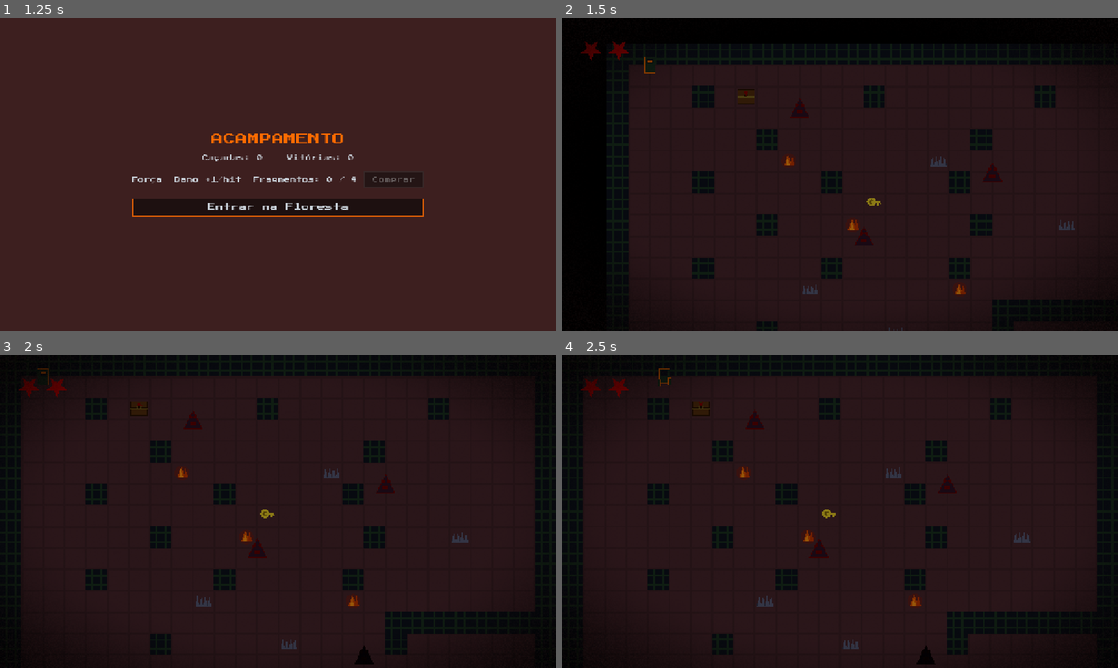
Above: before the commit, frames 1-4 (two rows, left to right).
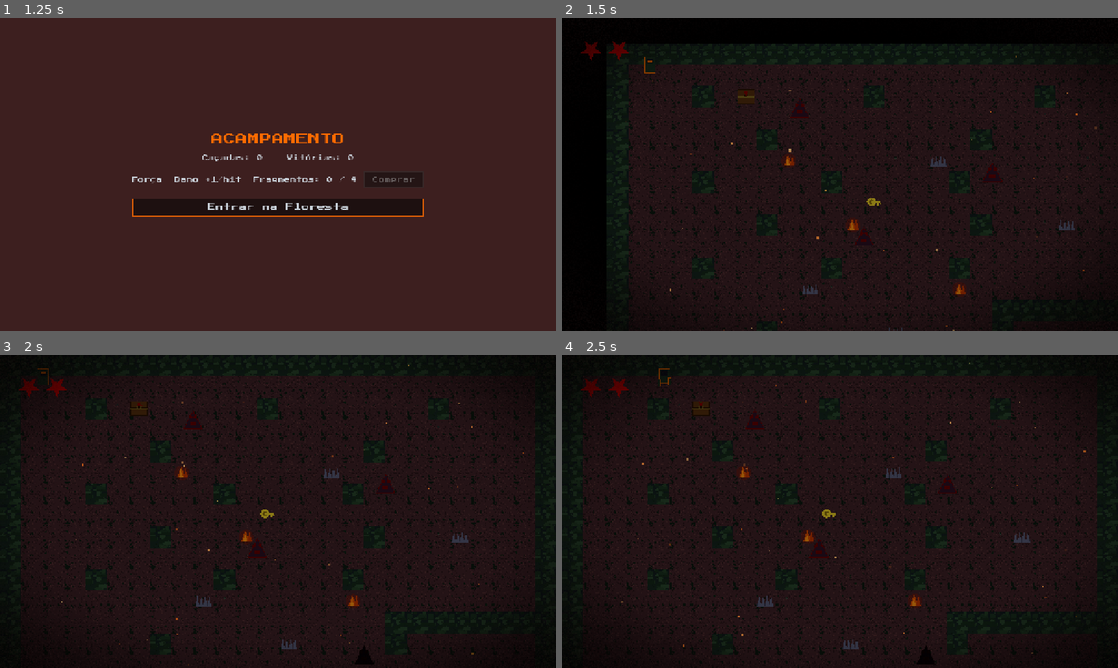
Above: after the commit, the same moments.

Repository: baltazarparra/darkgrid
Game: Godot game, scene res://scenes/ui/main_menu.tscn
Two runs of this game, one before a commit and one after it. Both use one fixed random seed, a clock stepped at 60 frames per second and the inputs below.
Inputs (mouse positions are in pixels of both pictures, inside the frame that each line leads up to):
- Up to frame 1 (1.25 s): click "Iniciar" at 0.5 s
- Up to frame 2 (1.5 s): click "Entrar na Floresta" at 1.25 s
- Up to frame 3 (2 s): no input
- Up to frame 4 (2.5 s): tap Enter (ui_accept) at 2, 2.27 s; move the mouse to (962, 495) at 2.02 s; hold Right (ui_right) from 2.03 s (still down); hold Shift from 2.03 s (still down); click (962, 495) at 2.17 s

Frame 1 is identical in both runs. In frame 2, 5.4% of the frame differs, in the area x 8-100%, y 8-100%; in frame 3, 5.7%, in the area x 0-100%, y 1-99%; in frame 4, 5.7%.

Commit message:
feat(visual): floresta amazônica viva — tiles, vaga-lumes, insetos e flora
Parte D. Transforma o mapa na floresta amazônica e adiciona vida ambiente
puramente decorativa (sem interação com o jogador).

- gen_tiles.py: tiles 32x32 procedurais na paleta (chão de terra úmida +
  parede de mata densa) substituindo os placeholders chapados
- ambient_life.gd: vaga-lumes (CPUParticles2D âmbar com blend aditivo que
  fura o CanvasModulate da noite) + insetos rastejando pelo chão (_draw)
- map_object.gd: flora amazônica (samambaia/FERN, cipó/VINE)
- exploration_manager: instancia AmbientLife e posiciona a flora

Validado por screenshots (zoom confirma vaga-lumes brilhando). Gate: 37/37.

Co-Authored-By: Claude Opus 4.8 <noreply@anthropic.com>

Diff:
--- /dev/null
+++ b/scripts/exploration/ambient_life.gd
@@ -0,0 +1,111 @@
+class_name AmbientLife
+extends Node2D
+
+## Vida ambiente da floresta amazônica: vaga-lumes flutuando (âmbar, pulsando) e
+## insetos rastejando pelo chão. PURAMENTE DECORATIVO — não bloqueia nem interage
+## com o jogador. Segue o padrão procedural de map_object.gd (zero assets).
+##
+## Vaga-lumes usam CPUParticles2D (NUNCA GPUParticles2D: export web é gl_compatibility
+## com thread_support=false). Insetos são desenhados via _draw + _process.
+
+# ─── Constants ─────────────────────────────────────
+const FIREFLY_COUNT: int = 44
+const INSECT_COUNT: int = 16
+const INSECT_SPEED: float = 7.0
+const INSECT_REPATH_MIN: float = 0.7
+const INSECT_REPATH_MAX: float = 2.2
+const INSECT_BODY := Color(0.14, 0.11, 0.08, 0.95)
+const INSECT_LEG := Color(0.20, 0.15, 0.11, 0.8)
+
+# ─── State ─────────────────────────────────────────
+var _bounds: Rect2 = Rect2(0, 0, 0, 0)
+var _insects: Array[Dictionary] = []
+
+# ─── Public API ────────────────────────────────────
+## `bounds` é a área (em pixels) onde a vida ambiente pode aparecer.
+func setup(bounds: Rect2) -> void:
+	_bounds = bounds
+	z_index = -1  # insetos no chão, atrás de jogador/inimigos
+	_spawn_fireflies()
+	_spawn_insects()
+	set_process(true)
+
+# ─── Lifecycle ─────────────────────────────────────
+func _process(delta: float) -> void:
+	for ins in _insects:
+		ins.timer -= delta
+		if ins.timer <= 0.0:
+			var ang: float = randf() * TAU
+			ins.vel = Vector2(cos(ang), sin(ang)) * INSECT_SPEED
+			ins.timer = randf_range(INSECT_REPATH_MIN, INSECT_REPATH_MAX)
+		ins.pos += ins.vel * delta
+		# rebatе nas bordas (mantém dentro da área)
+		if ins.pos.x < _bounds.position.x or ins.pos.x > _bounds.end.x:
+			ins.vel.x = -ins.vel.x
+		if ins.pos.y < _bounds.position.y or ins.pos.y > _bounds.end.y:
+			ins.vel.y = -ins.vel.y
+		ins.pos.x = clampf(ins.pos.x, _bounds.position.x, _bounds.end.x)
+		ins.pos.y = clampf(ins.pos.y, _bounds.position.y, _bounds.end.y)
+	queue_redraw()
+
+# ─── Drawing (insetos) ─────────────────────────────
+func _draw() -> void:
+	for ins in _insects:
+		var p: Vector2 = ins.pos
+		var heading: Vector2 = ins.vel.normalized() if ins.vel.length() > 0.01 else Vector2.RIGHT
+		var perp := Vector2(-heading.y, heading.x)
+		# 3 pares de perninhas
+		for k in range(-1, 2):
+			var seg: Vector2 = p + heading * (k * 1.6)
+			draw_line(seg, seg + perp * 2.2, INSECT_LEG, 1.0)
+			draw_line(seg, seg - perp * 2.2, INSECT_LEG, 1.0)
+		# corpo (duas elipses pequenas)
+		draw_circle(p + heading * 1.4, 1.3, INSECT_BODY)
+		draw_circle(p - heading * 1.0, 1.7, INSECT_BODY)
+
+# ─── Private helpers ───────────────────────────────
+func _spawn_fireflies() -> void:
+	var fireflies := CPUParticles2D.new()
+	fireflies.z_index = 1  # flutuam acima do chão
+	fireflies.position = _bounds.position + _bounds.size * 0.5
+	fireflies.amount = FIREFLY_COUNT
+	fireflies.lifetime = 4.5
+	fireflies.preprocess = 4.5  # já espalhados ao iniciar
+	fireflies.emission_shape = CPUParticles2D.EMISSION_SHAPE_RECTANGLE
+	fireflies.emission_rect_extents = Vector2(_bounds.size.x * 0.5, _bounds.size.y * 0.5)
+	fireflies.direction = Vector2(0, -1)
+	fireflies.spread = 180.0
+	fireflies.gravity = Vector2.ZERO
+	fireflies.initial_velocity_min = 3.0
+	fireflies.initial_velocity_max = 9.0
+	fireflies.scale_amount_min = 1.5
+	fireflies.scale_amount_max = 3.2
+	fireflies.color_ramp = _firefly_glow_ramp()
+	# Blend aditivo: o brilho fura o CanvasModulate da noite (vaga-lume realmente acende).
+	var glow := CanvasItemMaterial.new()
+	glow.blend_mode = CanvasItemMaterial.BLEND_MODE_ADD
+	fireflies.material = glow
+	add_child(fireflies)
+
+## Gradiente de alpha ao longo da vida: acende e apaga (pulso de vaga-lume).
+func _firefly_glow_ramp() -> Gradient:
+	var amber := Constants.COLOR_AMBER
+	var grad := Gradient.new()
+	grad.set_offset(0, 0.0)
+	grad.set_color(0, Color(amber.r, amber.g, amber.b, 0.0))
+	grad.set_offset(1, 1.0)
+	grad.set_color(1, Color(amber.r, amber.g, amber.b, 0.0))
+	grad.add_point(0.3, Color(amber.r, amber.g, amber.b, 1.0))
+	grad.add_point(0.65, Color(1.0, 0.85, 0.4, 0.9))
+	return grad
+
+func _spawn_insects() -> void:
+	for i in INSECT_COUNT:
+		_insects.append({
+			"pos": Vector2(
+				randf_range(_bounds.position.x, _bounds.end.x),
+				randf_range(_bounds.position.y, _bounds.end.y)
+			),
+			"vel": Vector2.ZERO,
+			"timer": randf_range(0.0, INSECT_REPATH_MAX),
+		})
--- a/scripts/exploration/exploration_manager.gd
+++ b/scripts/exploration/exploration_manager.gd
@@ -81,6 +81,15 @@
 	{"type": MapObject.Type.BLOOD_POOL, "x": 19, "y": 15},
 	{"type": MapObject.Type.BLOOD_POOL, "x": 15, "y": 14},
 	{"type": MapObject.Type.BONES, "x": 20, "y": 15},
+	{"type": MapObject.Type.FERN, "x": 5, "y": 7},
+	{"type": MapObject.Type.FERN, "x": 19, "y": 4},
+	{"type": MapObject.Type.FERN, "x": 7, "y": 12},
+	{"type": MapObject.Type.FERN, "x": 22, "y": 11},
+	{"type": MapObject.Type.FERN, "x": 14, "y": 16},
+	{"type": MapObject.Type.VINE, "x": 10, "y": 2},
+	{"type": MapObject.Type.VINE, "x": 18, "y": 1},
+	{"type": MapObject.Type.VINE, "x": 6, "y": 4},
+	{"type": MapObject.Type.VINE, "x": 21, "y": 7},
 ]
 
 # ─── Lifecycle ─────────────────────────────────────
@@ -90,7 +99,19 @@
 	_spawn_enemies()
 	_spawn_objects()
 	_spawn_exit_marker()
+	_spawn_ambient_life()
 	add_child(Atmosphere.new())
+
+func _spawn_ambient_life() -> void:
+	# Vaga-lumes + insetos sobre a área interna do mapa (decorativo, sem interação).
+	var t := Constants.TILE_SIZE
+	var life := AmbientLife.new()
+	add_child(life)
+	life.setup(Rect2(
+		t, t,
+		(Constants.GRID_WIDTH - 2) * t,
+		(Constants.GRID_HEIGHT - 2) * t
+	))
 
 func _setup_player() -> void:
 	var start := GameState.player_map_pos if GameState.player_map_pos != Vector2i(-1, -1) else PLAYER_START
--- a/scripts/exploration/map_object.gd
+++ b/scripts/exploration/map_object.gd
@@ -1,12 +1,12 @@
 class_name MapObject
 extends Node2D
 
-enum Type { CHEST, KEY, FIRE, SPIKE, DEAD_TREE, BONES, MOSS, BLOOD_POOL, ROCK }
+enum Type { CHEST, KEY, FIRE, SPIKE, DEAD_TREE, BONES, MOSS, BLOOD_POOL, ROCK, FERN, VINE }
 
 const T: int = Constants.TILE_SIZE  # 32
 
 # Decorações puramente visuais (não-bloqueantes), renderizadas atrás das entidades.
-const DECO_TYPES := [Type.DEAD_TREE, Type.BONES, Type.MOSS, Type.BLOOD_POOL, Type.ROCK]
+const DECO_TYPES := [Type.DEAD_TREE, Type.BONES, Type.MOSS, Type.BLOOD_POOL, Type.ROCK, Type.FERN, Type.VINE]
 
 var _type: Type
 
@@ -32,6 +32,8 @@
 		Type.MOSS:       _draw_moss(cx, cy)
 		Type.BLOOD_POOL: _draw_blood_pool(cx, cy)
 		Type.ROCK:       _draw_rock(cx, cy)
+		Type.FERN:       _draw_fern(cx, cy)
+		Type.VINE:       _draw_vine(cx, cy)
 
 func _draw_fire(cx: float, cy: float) -> void:
 	draw_circle(Vector2(cx, cy), 11.0, Constants.COLOR_FIRE_GLOW)
@@ -161,3 +163,33 @@
 		Vector2(cx, cy - 7), Vector2(cx + 7, cy - 2), Vector2(cx + 8, cy + 6), Vector2(cx + 2, cy + 2),
 	]
 	draw_colored_polygon(shade, stone_dark)
+
+func _draw_fern(cx: float, cy: float) -> void:
+	# Samambaia amazônica: leque de frondes saindo da base.
+	var frond := Constants.COLOR_MOSS_DECO
+	var frond_dark := Constants.COLOR_MOSS_DECO_DARK
+	var base := Vector2(cx, cy + 9)
+	var angles: Array = [-1.15, -0.7, -0.25, 0.25, 0.7, 1.15]
+	for a: float in angles:
+		var tip := base + Vector2(sin(a), -cos(a)) * 13.0
+		draw_line(base, tip, frond_dark, 2.0)
+		# folíolos ao longo da fronde
+		var dir := (tip - base).normalized()
+		var perp := Vector2(-dir.y, dir.x)
+		for s: float in [0.4, 0.65, 0.9]:
+			var p := base.lerp(tip, s)
+			draw_line(p, p + perp * 2.5, frond, 1.0)
+			draw_line(p, p - perp * 2.5, frond, 1.0)
+
+func _draw_vine(cx: float, cy: float) -> void:
+	# Cipó pendente: trança que desce do topo do tile com folhas esparsas.
+	var vine := Constants.COLOR_MOSS_DECO_DARK
+	var leaf := Constants.COLOR_MOSS_DECO
+	var prev := Vector2(cx - 6, cy - 14)
+	for i: int in range(1, 9):
+		var t := i / 8.0
+		var nxt := Vector2(cx - 6 + sin(t * 6.0) * 4.0, cy - 14 + t * 26.0)
+		draw_line(prev, nxt, vine, 2.0)
+		if i % 2 == 0:
+			draw_circle(nxt + Vector2(3, 0), 2.2, leaf)
+		prev = nxt
Binary file changed: assets/sprites/tile_floor.png
Binary file changed: assets/sprites/tile_wall.png
Not shown, added: scripts/exploration/ambient_life.gd.uid
Not shown, added: scripts/tools/gen_tiles.py
